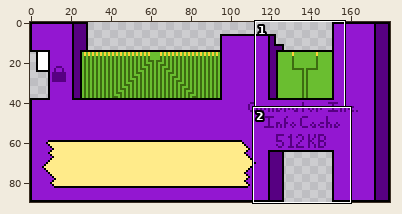
One commit to this pixel-art file: frontend/assets/InfoCache.ase. Above: a wide view before the commit, with the close-up outlined.
Close-up. Before:
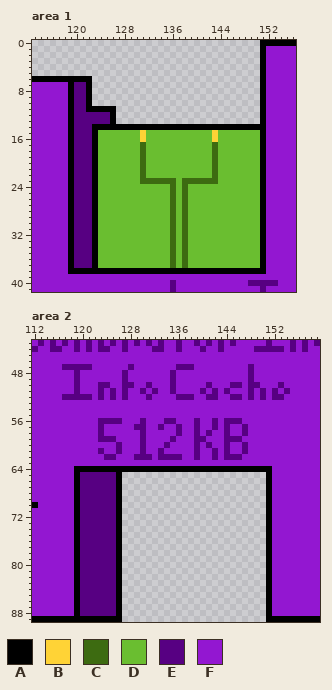
180x90 pixels, 1 frame. Shown: area 1: x 113..156, y 0..41; area 2: x 112..159, y 43..89.
Palette (. is transparent): A #000000  B #ffd336  C #3d6b11  D #6abe30  E #570082  F #9317d1
Pixels before, area 1, first column x 113:
 0 ......................................AAAAAA
 1 ......................................AFFFFF
 2 ......................................AFFFFF
 3 ......................................AFFFFF
 4 ......................................AFFFFF
 5 ......................................AFFFFF
 6 AAAAAAAAAA............................AFFFFF
 7 FFFFFFAEEA............................AFFFFF
 8 FFFFFFAEEA............................AFFFFF
 9 FFFFFFAEEA............................AFFFFF
10 FFFFFFAEEA............................AFFFFF
11 FFFFFFAEEAAAAA........................AFFFFF
12 FFFFFFAEEEEEEA........................AFFFFF
13 FFFFFFAEEEEEEA........................AFFFFF
14 FFFFFFAEEEAAAAAAAAAAAAAAAAAAAAAAAAAAAAAFFFFF
15 FFFFFFAEEEADDDDDDDBDDDDDDDDDDDBDDDDDDDAFFFFF
16 FFFFFFAEEEADDDDDDDBDDDDDDDDDDDBDDDDDDDAFFFFF
17 FFFFFFAEEEADDDDDDDCDDDDDDDDDDDCDDDDDDDAFFFFF
18 FFFFFFAEEEADDDDDDDCDDDDDDDDDDDCDDDDDDDAFFFFF
19 FFFFFFAEEEADDDDDDDCDDDDDDDDDDDCDDDDDDDAFFFFF
20 FFFFFFAEEEADDDDDDDCDDDDDDDDDDDCDDDDDDDAFFFFF
21 FFFFFFAEEEADDDDDDDCDDDDDDDDDDDCDDDDDDDAFFFFF
22 FFFFFFAEEEADDDDDDDCDDDDDDDDDDDCDDDDDDDAFFFFF
23 FFFFFFAEEEADDDDDDDCCCCCCDCCCCCCDDDDDDDAFFFFF
24 FFFFFFAEEEADDDDDDDDDDDDCDCDDDDDDDDDDDDAFFFFF
25 FFFFFFAEEEADDDDDDDDDDDDCDCDDDDDDDDDDDDAFFFFF
26 FFFFFFAEEEADDDDDDDDDDDDCDCDDDDDDDDDDDDAFFFFF
27 FFFFFFAEEEADDDDDDDDDDDDCDCDDDDDDDDDDDDAFFFFF
28 FFFFFFAEEEADDDDDDDDDDDDCDCDDDDDDDDDDDDAFFFFF
29 FFFFFFAEEEADDDDDDDDDDDDCDCDDDDDDDDDDDDAFFFFF
30 FFFFFFAEEEADDDDDDDDDDDDCDCDDDDDDDDDDDDAFFFFF
31 FFFFFFAEEEADDDDDDDDDDDDCDCDDDDDDDDDDDDAFFFFF
32 FFFFFFAEEEADDDDDDDDDDDDCDCDDDDDDDDDDDDAFFFFF
33 FFFFFFAEEEADDDDDDDDDDDDCDCDDDDDDDDDDDDAFFFFF
34 FFFFFFAEEEADDDDDDDDDDDDCDCDDDDDDDDDDDDAFFFFF
35 FFFFFFAEEEADDDDDDDDDDDDCDCDDDDDDDDDDDDAFFFFF
36 FFFFFFAEEEADDDDDDDDDDDDCDCDDDDDDDDDDDDAFFFFF
37 FFFFFFAEEEADDDDDDDDDDDDCDCDDDDDDDDDDDDAFFFFF
38 FFFFFFAAAAAAAAAAAAAAAAAAAAAAAAAAAAAAAAAFFFFF
39 FFFFFFFFFFFFFFFFFFFFFFFFFFFFFFFFFFFFFFFFFFFF
40 FFFFFFFFFFFFFFFFFFFFFFFEFFFFFFFFFFFFEEEEEFFF
41 FFFFFFFFFFFFFFFFFFFFFFFEFFFFFFFFFFFFFFEFFFFF
Pixels before, area 2, first column x 112:
43 FEFEFEFEFEFEFEFEFEFEFEFFEFFEFEFEFEFFFFFEFFFEFEFE
44 EFFEEFFEFEFEEFFEFFFFEEFFEFFFEFFEFFFFFEEEEEFEFEFF
45 FFFFFFFFFFFFFFFFFFFFFFFFFFFFFFFFFFFFFFFFFFFFFFFF
46 FFFFFFFFFFFFFFFFFFFFFFFFFFFFFFFFFFFFFFFFFFFFFFFF
47 FFFFFEEEEEFFFFFFEFFFFFFFEEEFFFFFFFFFEFFFFFFFFFFF
48 FFFFFFFEFFFFFFFEFFFFFFFEFFFFFFFFFFFFEFFFFFFFFFFF
49 FFFFFFFEFFFFFFFEFFFFFFFEFFFFFFFFFFFFEFFFFFFFFFFF
50 FFFFFFFEFFFEEFFEEFFEFFFEFFFFFEFFFEEFEEFFFEFFFFFF
51 FFFFFFFEFFFEFEFEFFEFEFFEFFFFEFEFEFFFEFEFEFEFFFFF
52 FFFFFEEEEEFEFEFEFFFEFFFFEEEFFEEFFEEFEFEFEEFFFFFF
53 FFFFFFFFFFFFFFFFFFFFFFFFFFFFFFFFFFFFFFFFFFFFFFFF
54 FFFFFFFFFFFFFFFFFFFFFFFFFFFFFFFFFFFFFFFFFFFFFFFF
55 FFFFFFFFFFFFFFFFFFFFFFFFFFFFFFFFFFFFFFFFFFFFFFFF
56 FFFFFFFFFFFEEEEFFFEFFFEEFFFEFFEFEEEFFFFFFFFFFFFF
57 FFFFFFFFFFFEFFFFFEEFFEFFEFFEFFEFEFFEFFFFFFFFFFFF
58 FFFFFFFFFFFEFFFFFFEFFFFFEFFEFEFFEFFEFFFFFFFFFFFF
59 FFFFFFFFFFFEEEFFFFEFFFFEFFFEEFFFEEEFFFFFFFFFFFFF
60 FFFFFFFFFFFFFFEFFFEFFFEFFFFEFEFFEFFEFFFFFFFFFFFF
61 FFFFFFFFFFFEFFEFFFEFFEFFFFFEFFEFEFFEFFFFFFFFFFFF
62 FFFFFFFFFFFFEEFFFEEEFEEEEFFEFFEFEEEFFFFFFFFFFFFF
63 FFFFFFFFFFFFFFFFFFFFFFFFFFFFFFFFFFFFFFFFFFFFFFFF
64 FFFFFFFAAAAAAAAAAAAAAAAAAAAAAAAAAAAAAAAAFFFFFFFF
65 FFFFFFFAEEEEEEA........................AFFFFFFFF
66 FFFFFFFAEEEEEEA........................AFFFFFFFF
67 FFFFFFFAEEEEEEA........................AFFFFFFFF
68 FFFFFFFAEEEEEEA........................AFFFFFFFF
69 FFFFFFFAEEEEEEA........................AFFFFFFFF
70 AFFFFFFAEEEEEEA........................AFFFFFFFF
71 FFFFFFFAEEEEEEA........................AFFFFFFFF
72 FFFFFFFAEEEEEEA........................AFFFFFFFF
73 FFFFFFFAEEEEEEA........................AFFFFFFFF
74 FFFFFFFAEEEEEEA........................AFFFFFFFF
75 FFFFFFFAEEEEEEA........................AFFFFFFFF
76 FFFFFFFAEEEEEEA........................AFFFFFFFF
77 FFFFFFFAEEEEEEA........................AFFFFFFFF
78 FFFFFFFAEEEEEEA........................AFFFFFFFF
79 FFFFFFFAEEEEEEA........................AFFFFFFFF
80 FFFFFFFAEEEEEEA........................AFFFFFFFF
81 FFFFFFFAEEEEEEA........................AFFFFFFFF
82 FFFFFFFAEEEEEEA........................AFFFFFFFF
83 FFFFFFFAEEEEEEA........................AFFFFFFFF
84 FFFFFFFAEEEEEEA........................AFFFFFFFF
85 FFFFFFFAEEEEEEA........................AFFFFFFFF
86 FFFFFFFAEEEEEEA........................AFFFFFFFF
87 FFFFFFFAEEEEEEA........................AFFFFFFFF
88 FFFFFFFAEEEEEEA........................AFFFFFFFF
89 AAAAAAAAAAAAAAA........................AAAAAAAAA
The same view after the edit:
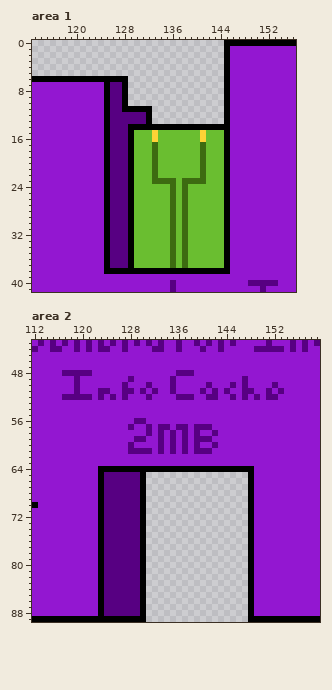
From old to new:
Area 1:
The author put colour A in row 0 at x 145 to 150; in rows 1 to 5 at x 145; in row 6 at x 123 to 128 and 145; in rows 7 to 10 at x 125, 128 and 145; in row 11 at x 128 to 132 and 145; in rows 12 to 13 at x 132 and 145.
Colour D becomes colour A in rows 15 to 37 at x 125, 129 and 145.
Colour E becomes colour A in rows 12 to 13 at x 125.
Colour D becomes colour B in rows 15 to 16 at x 133 and 141.
Colour D becomes colour C in rows 17 to 22 at x 133 and 141.
Colour B becomes colour D in rows 15 to 16 at x 131 and 143.
Colour C becomes colour D in rows 17 to 22 at x 131 and 143; in row 23 at x 131 to 132 and 142 to 143.
The author put colour E in rows 7 to 10 at x 126 to 127; in row 11 at x 127; in rows 12 to 13 at x 127 to 131.
Colour A becomes colour E in rows 11 to 13 at x 126; in row 14 at x 126 to 128.
Colour D becomes colour E in rows 15 to 37 at x 126 to 128.
The author put colour F in rows 1 to 6 at x 146 to 150; in rows 7 to 10 at x 123 to 124 and 146 to 150; in rows 11 to 13 at x 146 to 150.
Colour A becomes colour F in rows 1 to 6 at x 151; in rows 7 to 10 at x 119, 122 and 151; in row 11 at x 119, 122 to 124 and 151; in rows 12 to 13 at x 119 and 151; in row 14 at x 119, 123 to 124 and 146 to 151; in rows 15 to 37 at x 119, 123 and 151.
Colour A becomes colour F in row 38 at x 119 to 124 and 146 to 151.
Colour D becomes colour F in rows 15 to 37 at x 124 and 146 to 150.
Colour E becomes colour F in rows 7 to 11 at x 120 to 121; in rows 12 to 13 at x 120 to 124; in rows 14 to 37 at x 120 to 122.
Area 2:
The author put colour A in rows 65 to 88 at x 130 and 148; in row 89 at x 127 to 130 and 148 to 150.
Colour E becomes colour A in rows 65 to 88 at x 123.
The author put colour E in rows 65 to 88 at x 127 to 129.
Colour A becomes colour E in rows 65 to 88 at x 126.
Colour F becomes colour E in row 48 at x 117 to 118, 120 to 121 and 136 to 138; in row 49 at x 128 and 147; in row 50 at x 147 and 152; in row 51 at x 124, 128, 147, 151 and 153; in row 52 at x 147, 149 and 151; in row 56 at x 129.
Colour F becomes colour E in row 57 at x 128, 131, 134, 137 and 140 to 141; in row 58 at x 131, 133, 135, 137 and 142; in row 59 at x 129, 133, 137 and 141; in row 60 at x 128, 133, 135, 137 and 142; in row 61 at x 128 to 129, 131, 135, 137 and 140 to 141.
The author put colour F in rows 65 to 88 at x 149 to 150.
Colour A becomes colour F in row 64 at x 119 to 122 and 149 to 151; in rows 65 to 88 at x 119 and 151.
Colour E becomes colour F in row 47 at x 117 to 121, 128, 136 to 138 and 148; in row 48 at x 127, 135 and 148; in row 49 at x 127 and 148; in row 50 at x 123 to 124, 128, 146, 148 to 149 and 153; in row 51 at x 125, 150, 152 and 154; in row 52 at x 146, 148, 150 and 153.
Colour E becomes colour F in row 56 at x 123 to 126, 134 to 135, 139, 142 and 144 to 146; in row 57 at x 123, 129 to 130, 142, 144 and 147; in row 58 at x 123, 130, 136, 141, 144 and 147; in row 59 at x 123 to 125 and 144 to 146; in row 60 at x 126, 130, 134, 141, 144 and 147; in row 61 at x 123, 126, 142, 144 and 147.
Colour E becomes colour F in row 62 at x 124 to 125, 129 to 131, 133 to 136, 139, 142 and 144 to 146; in rows 65 to 88 at x 120 to 122.
